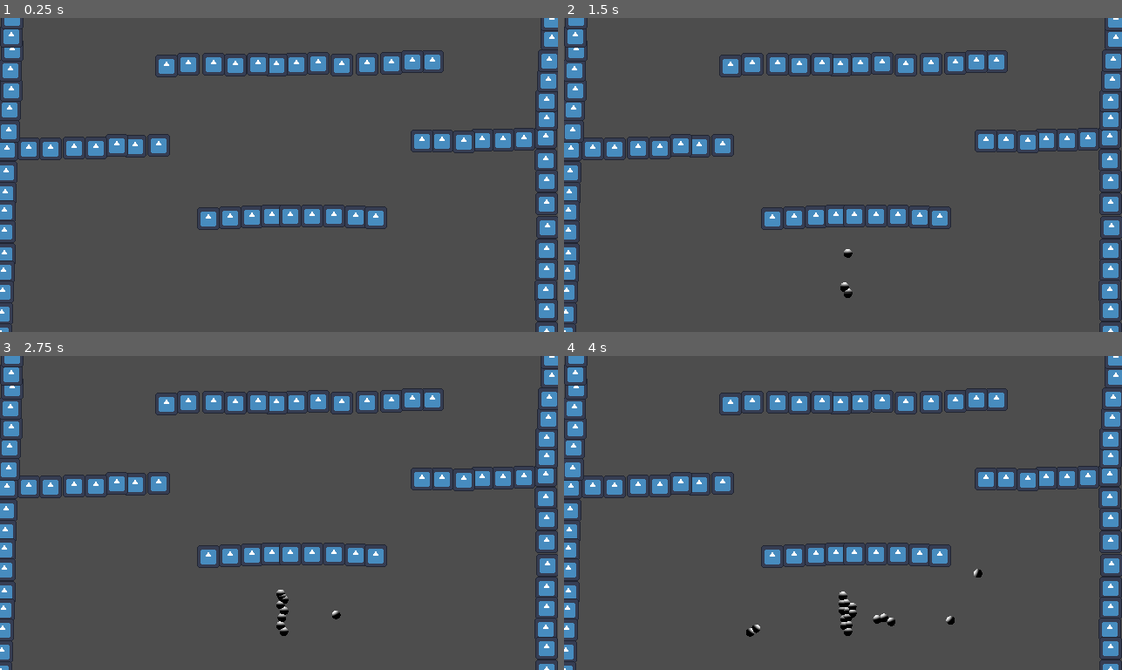
Above: before the commit, frames 1-4 (two rows, left to right).
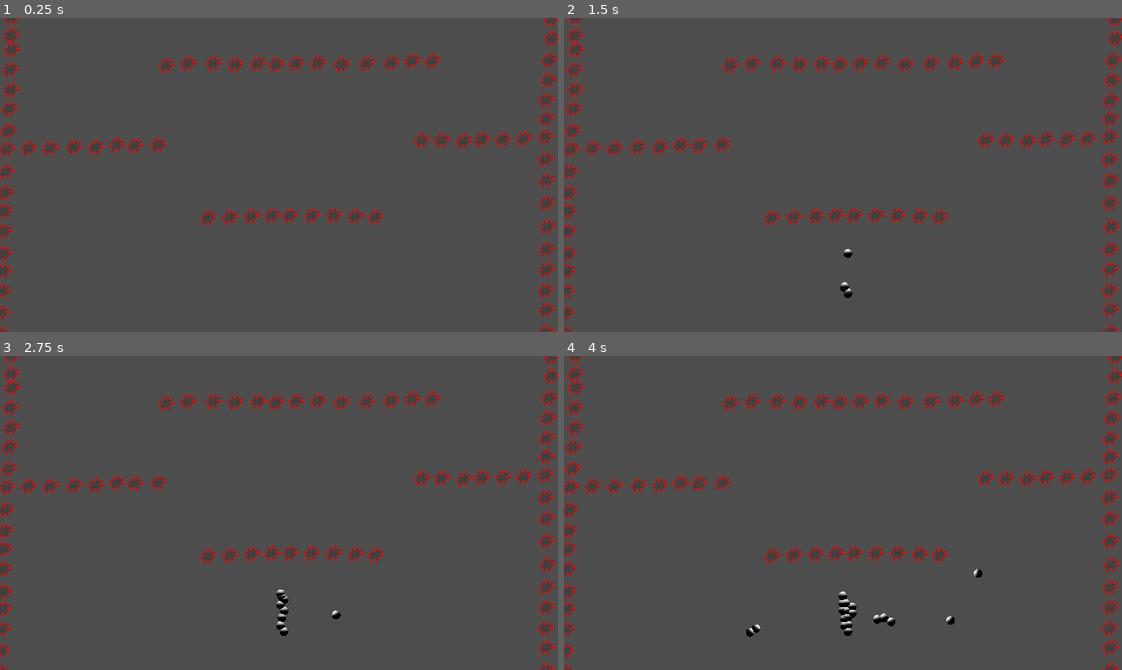
Above: after the commit, the same moments.

Repository: Raattis/ggj25
Game: Godot game, scene res://riku/maailma.tscn
Same seed, same stepped clock (60 frames per second), same inputs: the game is played once before the commit and once after it. The engine's default icon, where the game draws it, is replaced by a stand-in: a white triangle on a blue panel in a dark square.
Inputs (mouse positions are in pixels of both pictures, inside the frame that each line leads up to):
- Up to frame 1 (0.25 s): no input
- Up to frame 2 (1.5 s): tap Enter at 0.5 s; move the mouse to (965, 159) at 0.52 s; hold Space (launch) 0.53-1.28 s; click (965, 159) at 0.67 s; move the mouse to (731, 190) at 1.27 s; click (731, 190) at 1.35 s
- Up to frame 3 (2.75 s): move the mouse to (334, 443) at 2.02 s; hold Space (launch) from 2.03 s (still down); click (334, 443) at 2.17 s
- Up to frame 4 (4 s): move the mouse to (815, 575) at 2.77 s; release Space (launch) at 2.78 s; click (815, 575) at 2.85 s; move the mouse to (1010, 560) at 3.52 s; hold Space (launch) from 3.53 s (still down); click (1010, 560) at 3.67 s

The runs differ from the first frame. In frame 1, 10% of the frame differs, in the area x 0-100%, y 0-100%; in frame 2, 10%; in frame 3, 10%; in frame 4, 10%.

Commit message:
Piikkiii
piikitetää häähäh

Diff:
--- a/godot-project/riku/piikki.tscn
+++ b/godot-project/riku/piikki.tscn
@@ -1,6 +1,6 @@
 [gd_scene load_steps=3 format=3 uid="uid://xjwqtpiaaa4o"]
 
-[ext_resource type="Texture2D" uid="uid://6whcqy7bo0k2" path="res://icon.svg" id="1_pa8mk"]
+[ext_resource type="Texture2D" uid="uid://d3yylr5yhuygk" path="res://piikkiii.png" id="1_pa8mk"]
 
 [sub_resource type="CircleShape2D" id="CircleShape2D_cspln"]
 
Binary file added: godot-project/piikkiii.png
Not shown, added: godot-project/piikkiii.png.import
Not shown, added: ggj2025/piikkiii.png
